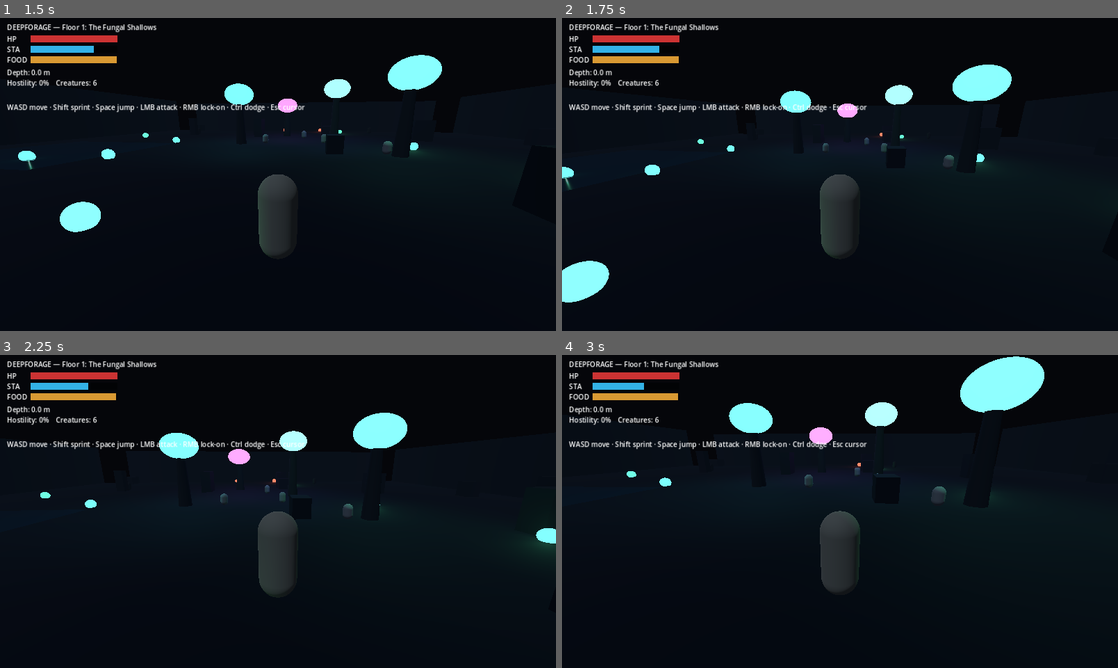
Above: before the commit, frames 1-4 (two rows, left to right).
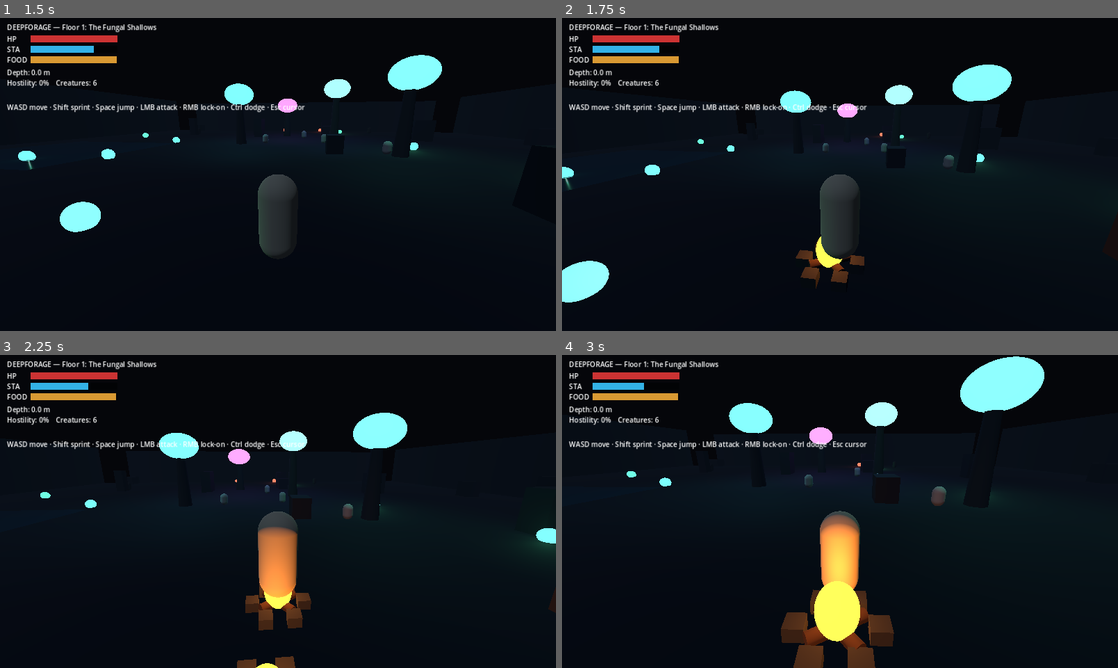
Above: after the commit, the same moments.

Repository: damienlangton70-hash/Ecosystem_dungeon
Game: Godot game, scene res://src/game/Main.tscn
The game is run twice, just before and just after one commit, with the same random seed, the same clock (stepped at 60 frames per second) and the same inputs.
Inputs (mouse positions are in pixels of both pictures, inside the frame that each line leads up to):
- Up to frame 1 (1.5 s): tap Enter at 0.5 s; move the mouse to (305, 174) at 0.52 s; hold W from 0.53 s (still down); tap Ctrl at 0.6 s; click (305, 174) at 0.67 s; tap Space at 0.77 s; tap E at 0.8, 1.35 s; move the mouse to (250, 174) at 1.27 s; click (250, 174) at 1.42 s
- Up to frame 2 (1.75 s): keep holding W; tap Space at 1.52 s; tap B at 1.55 s
- Up to frame 3 (2.25 s): keep holding W; move the mouse to (289, 505) at 2.02 s; tap B at 2.1 s; click (289, 505) at 2.17 s
- Up to frame 4 (3 s): keep holding W; tap C at 2.3, 2.85 s; move the mouse to (834, 517) at 2.77 s; click (834, 517) at 2.92 s

Frame 1 is identical in both runs. In frame 2, 0.6% of the frame differs, in the area x 42-55%, y 69-87%; in frame 3, 2.7%; in frame 4, 4.9%, in the area x 39-69%, y 43-100%.

Commit message:
survival: butcher, build campfire, cook raw->cooked, eat, starvation drains HP

Diff:
--- a/src/player/Player.gd
+++ b/src/player/Player.gd
@@ -1,9 +1,8 @@
 class_name Player
 extends CharacterBody3D
-## Third-person player controller with a Dark Souls-style skill-combat core:
-## stamina-gated light attack, dodge-roll with invulnerability frames, and
-## right-click lock-on. Health + hunger + stamina drive the survival loop.
-## The Mechanics agent extends this (heavy attacks, weapons, poise, parries).
+## Third-person controller with a skill-combat core AND the survival/cooking loop:
+## butcher downed creatures for raw meat, build a campfire, cook raw -> cooked,
+## and eat to restore hunger. Starvation drains health, so food matters.
 
 const WALK_SPEED := 4.5
 const SPRINT_SPEED := 7.5
@@ -20,8 +19,19 @@
 const DODGE_TIME := 0.45
 const IFRAME_TIME := 0.35
 
+const INTERACT_RANGE := 2.8
+const COOK_RANGE := 3.6
+const STARVE_DPS := 4.0
+const FOOD_COOKED := 45.0
+const HEAL_COOKED := 10.0
+const FOOD_RAW := 12.0
+
 var max_health := 100.0
 var health := 100.0
+
+var inventory := {"raw_meat": 0, "cooked_meat": 0}
+var status_text := ""
+var _status_timer := 0.0
 
 var _yaw := 0.0
 var _pitch := -0.26
@@ -37,7 +47,7 @@
 var _dodge_dir := Vector3.ZERO
 var _hitstun := 0.0
 var _spawn_point := Vector3.ZERO
-var lock_target = null  # a Creature, or null
+var lock_target = null
 
 func _ready() -> void:
     _spawn_point = global_position
@@ -91,6 +101,10 @@
 func is_invulnerable() -> bool:
     return _iframe_timer > 0.0
 
+func _flash(msg: String) -> void:
+    status_text = msg
+    _status_timer = 3.0
+
 func _unhandled_input(event: InputEvent) -> void:
     if event is InputEventMouseMotion and Input.mouse_mode == Input.MOUSE_MODE_CAPTURED:
         _yaw -= event.relative.x * MOUSE_SENS
@@ -104,14 +118,36 @@
         elif event.button_index == MOUSE_BUTTON_RIGHT:
             _toggle_lock()
     elif event is InputEventKey and event.pressed and not event.echo:
-        if event.keycode == KEY_CTRL:
-            _try_dodge()
-        elif event.keycode == KEY_ESCAPE:
-            if Input.mouse_mode == Input.MOUSE_MODE_CAPTURED:
-                Input.mouse_mode = Input.MOUSE_MODE_VISIBLE
-            else:
-                Input.mouse_mode = Input.MOUSE_MODE_CAPTURED
-
+        match event.keycode:
+            KEY_CTRL:
+                _try_dodge()
+            KEY_E:
+                _collect()
+            KEY_B:
+                _build_campfire()
+            KEY_C:
+                _cook()
+            KEY_F:
+                _eat()
+            KEY_ESCAPE:
+                if Input.mouse_mode == Input.MOUSE_MODE_CAPTURED:
+                    Input.mouse_mode = Input.MOUSE_MODE_VISIBLE
+                else:
+                    Input.mouse_mode = Input.MOUSE_MODE_CAPTURED
+
+func _nearest_in_group(group: String, rng: float):
+    var best = null
+    var best_d := rng
+    for n in get_tree().get_nodes_in_group(group):
+        if not (n is Node3D):
+            continue
+        var d := global_position.distance_to(n.global_position)
+        if d < best_d:
+            best_d = d
+            best = n
+    return best
+
+# ---------- combat ----------
 func _try_attack() -> void:
     if is_attacking() or is_dodging():
         return
@@ -146,16 +182,75 @@
     if lock_target != null:
         lock_target = null
         return
-    var best = null
-    var best_d := 20.0
-    for c in get_tree().get_nodes_in_group("creatures"):
-        if not (c is Node3D):
-            continue
-        var d := global_position.distance_to(c.global_position)
-        if d < best_d:
-            best_d = d
-            best = c
-    lock_target = best
+    lock_target = _nearest_in_group("creatures", 20.0)
+
+# ---------- survival / cooking loop ----------
+func _collect() -> void:
+    var p = _nearest_in_group("pickups", INTERACT_RANGE)
+    if p == null:
+        _flash("Nothing to butcher nearby")
+        return
+    var id: String = p.item_id
+    var amt: int = p.amount
+    inventory[id] = inventory.get(id, 0) + amt
+    _flash("Butchered: +%d %s" % [amt, p.display_name])
+    p.queue_free()
+
+func _build_campfire() -> void:
+    var parent := get_parent()
+    if parent == null:
+        return
+    var fire := Campfire.new()
+    parent.add_child(fire)
+    var fwd := -global_transform.basis.z
+    fire.global_position = global_position + fwd * 1.6
+    fire.global_position.y = 0.0
+    _flash("Built a campfire")
+
+func _cook() -> void:
+    var fire = _nearest_in_group("campfires", COOK_RANGE)
+    if fire == null:
+        _flash("Need a campfire to cook (press B to build)")
+        return
+    if inventory.get("raw_meat", 0) <= 0:
+        _flash("No raw meat to cook")
+        return
+    inventory["raw_meat"] -= 1
+    inventory["cooked_meat"] = inventory.get("cooked_meat", 0) + 1
+    _flash("Cooked raw meat -> cooked meat")
+
+func _eat() -> void:
+    if inventory.get("cooked_meat", 0) > 0:
+        inventory["cooked_meat"] -= 1
+        if survival != null:
+            survival.feed(FOOD_COOKED)
+        health = minf(max_health, health + HEAL_COOKED)
+        _flash("Ate cooked meat (+%d food, +%d hp)" % [int(FOOD_COOKED), int(HEAL_COOKED)])
+    elif inventory.get("raw_meat", 0) > 0:
+        inventory["raw_meat"] -= 1
+        if survival != null:
+            survival.feed(FOOD_RAW)
+        _flash("Ate raw meat (+%d food — better cooked)" % int(FOOD_RAW))
+    else:
+        _flash("Nothing to eat")
+
+# ---------- damage / life ----------
+func take_damage(amount: float) -> void:
+    if is_invulnerable():
+        return
+    health -= amount
+    _hitstun = 0.2
+    if health <= 0.0:
+        _respawn()
+
+func _respawn() -> void:
+    health = max_health
+    global_position = _spawn_point
+    velocity = Vector3.ZERO
+    lock_target = null
+    if survival != null:
+        survival.hunger = survival.max_hunger
+    _flash("You black out... and wake at the entrance")
 
 func _input_dir() -> Vector3:
     var v := Vector3.ZERO
@@ -169,34 +264,27 @@
         v.x += 1.0
     return transform.basis * v
 
-func take_damage(amount: float) -> void:
-    if is_invulnerable():
-        return
-    health -= amount
-    _hitstun = 0.2
-    if health <= 0.0:
-        _respawn()
-
-func _respawn() -> void:
-    health = max_health
-    global_position = _spawn_point
-    velocity = Vector3.ZERO
-    lock_target = null
-    if survival != null:
-        survival.hunger = survival.max_hunger
-
 func _physics_process(delta: float) -> void:
     _attack_timer = maxf(_attack_timer - delta, 0.0)
     _dodge_timer = maxf(_dodge_timer - delta, 0.0)
     _iframe_timer = maxf(_iframe_timer - delta, 0.0)
     _hitstun = maxf(_hitstun - delta, 0.0)
+    if _status_timer > 0.0:
+        _status_timer -= delta
+        if _status_timer <= 0.0:
+            status_text = ""
+
+    # Starvation: empty stomach drains health.
+    if survival != null and survival.hunger <= 0.0:
+        health -= STARVE_DPS * delta
+        if health <= 0.0:
+            _respawn()
 
     if not is_on_floor():
         velocity.y -= _gravity * delta
     elif Input.is_physical_key_pressed(KEY_SPACE) and not is_dodging():
         velocity.y = JUMP_VELOCITY
 
-    # Lock-on keeps the player facing the target.
     if lock_target != null and is_instance_valid(lock_target):
         var ft := Vector3(lock_target.global_position.x, global_position.y, lock_target.global_position.z)
         if global_position.distance_to(ft) > 0.4:
